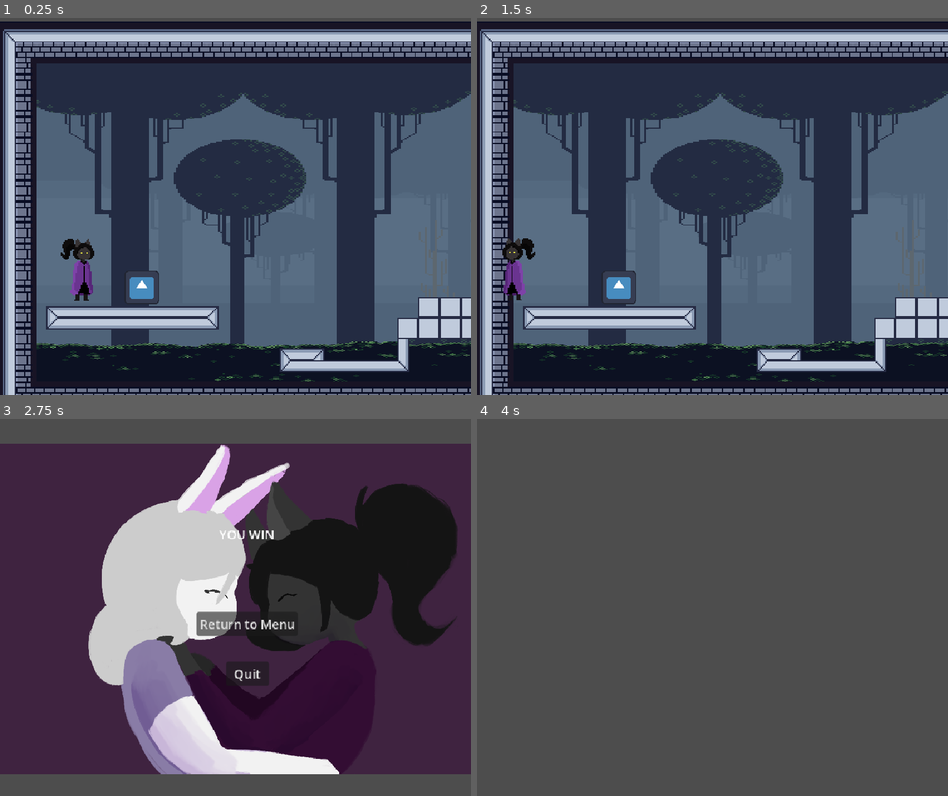
Above: before the commit, frames 1-4 (two rows, left to right).
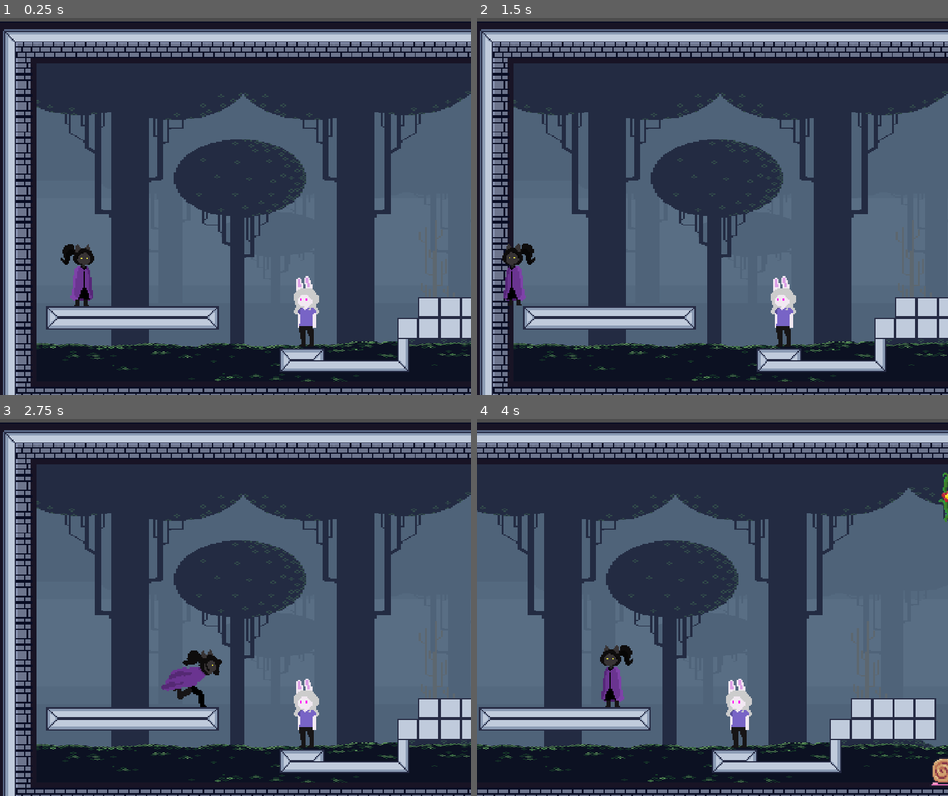
Above: after the commit, the same moments.

Repository: NashwanAndayuri/Nikki
Game: Godot game, scene res://scenes/test_level.tscn
The game is run twice, just before and just after one commit, with the same random seed, the same clock (stepped at 60 frames per second) and the same inputs. The engine's default icon, where the game draws it, is replaced by a stand-in: a white triangle on a blue panel in a dark square.
Inputs (mouse positions are in pixels of both pictures, inside the frame that each line leads up to):
- Up to frame 1 (0.25 s): no input
- Up to frame 2 (1.5 s): hold A (a) 0.53-1.28 s; tap C (C) at 0.6 s; tap A (a) at 1.35 s
- Up to frame 3 (2.75 s): tap D (d) at 1.55 s; tap Enter at 2 s; hold D (d) from 2.03 s (still down); tap C (C) at 2.3 s
- Up to frame 4 (4 s): release D (d) at 2.75 s; click (721, 622) at 2.75 s, where only the run before the commit has a clickable "Return to Menu"; tap C (C) at 3.6 s; tap A (a) at 3.8 s

The runs differ from the first frame. In frame 1, 1.5% of the frame differs, in the area x 12-68%, y 58-88%; in frame 2, 1.5%; in frame 3, 97%; in frame 4, 99%, in the area x 0-100%, y 0-100%.

Commit message:
faith fixed

Diff:
--- a/objects/player/player.tscn
+++ b/objects/player/player.tscn
@@ -198,7 +198,7 @@
 speed_scale = 1.51
 
 [node name="Collision" type="CollisionShape2D" parent="." unique_id=694784351]
-position = Vector2(5, 2)
+position = Vector2(5, -2)
 shape = SubResource("CapsuleShape2D_g7ett")
 
 [node name="RayCast2D" type="RayCast2D" parent="." unique_id=1083075151]
--- a/scenes/next_level_test.tscn
+++ b/scenes/next_level_test.tscn
@@ -1,21 +1,86 @@
 [gd_scene format=3 uid="uid://dmhewltddbel3"]
 
 [ext_resource type="Script" uid="uid://ce76m3fwcg8gd" path="res://scripts/next_level.gd" id="1_60of8"]
-[ext_resource type="Texture2D" uid="uid://bpejwt3vae7e4" path="res://objects/player/icon.svg" id="2_eur4d"]
+[ext_resource type="Texture2D" uid="uid://dnjkf6hfasa6s" path="res://assets/faith.png" id="2_60of8"]
+
+[sub_resource type="AtlasTexture" id="AtlasTexture_eur4d"]
+atlas = ExtResource("2_60of8")
+region = Rect2(0, 0, 32, 64)
+
+[sub_resource type="AtlasTexture" id="AtlasTexture_udvtq"]
+atlas = ExtResource("2_60of8")
+region = Rect2(32, 0, 32, 64)
+
+[sub_resource type="AtlasTexture" id="AtlasTexture_mjh76"]
+atlas = ExtResource("2_60of8")
+region = Rect2(64, 0, 32, 64)
+
+[sub_resource type="AtlasTexture" id="AtlasTexture_eipki"]
+atlas = ExtResource("2_60of8")
+region = Rect2(96, 0, 32, 64)
+
+[sub_resource type="AtlasTexture" id="AtlasTexture_rdm63"]
+atlas = ExtResource("2_60of8")
+region = Rect2(128, 0, 32, 64)
+
+[sub_resource type="AtlasTexture" id="AtlasTexture_4u1s7"]
+atlas = ExtResource("2_60of8")
+region = Rect2(160, 0, 32, 64)
+
+[sub_resource type="AtlasTexture" id="AtlasTexture_8yuxy"]
+atlas = ExtResource("2_60of8")
+region = Rect2(192, 0, 32, 64)
+
+[sub_resource type="AtlasTexture" id="AtlasTexture_bei2v"]
+atlas = ExtResource("2_60of8")
+region = Rect2(224, 0, 32, 64)
+
+[sub_resource type="SpriteFrames" id="SpriteFrames_dvj7y"]
+animations = [{
+"frames": [{
+"duration": 1.0,
+"texture": SubResource("AtlasTexture_eur4d")
+}, {
+"duration": 1.0,
+"texture": SubResource("AtlasTexture_udvtq")
+}, {
+"duration": 1.0,
+"texture": SubResource("AtlasTexture_mjh76")
+}, {
+"duration": 1.0,
+"texture": SubResource("AtlasTexture_eipki")
+}, {
+"duration": 1.0,
+"texture": SubResource("AtlasTexture_rdm63")
+}, {
+"duration": 1.0,
+"texture": SubResource("AtlasTexture_4u1s7")
+}, {
+"duration": 1.0,
+"texture": SubResource("AtlasTexture_8yuxy")
+}, {
+"duration": 1.0,
+"texture": SubResource("AtlasTexture_bei2v")
+}],
+"loop": true,
+"name": &"default",
+"speed": 5.0
+}]
 
 [sub_resource type="RectangleShape2D" id="RectangleShape2D_sd4vo"]
-size = Vector2(77, 72)
+size = Vector2(8.5, 31)
 
 [node name="NextLevel" type="Area2D" unique_id=964769443]
 script = ExtResource("1_60of8")
 
-[node name="Sprite2D" type="Sprite2D" parent="." unique_id=239927000]
+[node name="Sprite2D" type="AnimatedSprite2D" parent="." unique_id=1136615187]
 position = Vector2(-0.5000019, -2.3841858e-06)
 scale = Vector2(0.6171875, 0.59374994)
-texture = ExtResource("2_eur4d")
+sprite_frames = SubResource("SpriteFrames_dvj7y")
+autoplay = "default"
 
 [node name="CollisionShape2D" type="CollisionShape2D" parent="." unique_id=719427157]
-position = Vector2(-0.5, 0)
+position = Vector2(-0.75, 4)
 shape = SubResource("RectangleShape2D_sd4vo")
 
 [connection signal="body_entered" from="." to="." method="_on_body_entered"]
--- a/scenes/test_level.tscn
+++ b/scenes/test_level.tscn
@@ -1116,7 +1116,8 @@
 [node name="next_level_point" type="Node" parent="." unique_id=1257338727]
 
 [node name="NextLevel2" parent="next_level_point" unique_id=964769443 instance=ExtResource("8_ahbqi")]
-position = Vector2(286, 603)
+position = Vector2(657, 643.00006)
+scale = Vector2(-5, 5)
 
 [node name="player" parent="." unique_id=1671881700 instance=ExtResource("5_tmr53")]
 z_index = 2
--- a/scripts/win_screen.gd
+++ b/scripts/win_screen.gd
@@ -3,7 +3,7 @@
 
 
 func _on_return_button_pressed() -> void:
-	get_tree().change_scene_to_file("res://scenes/title_screen.tscn") # Replace with function body.
+	get_tree().reload_current_scene() # Replace with function body.
 
 
 func _on_quit_button_pressed() -> void:
Binary file added: assets/faith.png
Not shown, added: assets/faith.png.import
Not shown: 1 places in objects/player/player.tscn that only renumber resources
Not shown: 1 places in scenes/win_screen.tscn that only renumber resources
